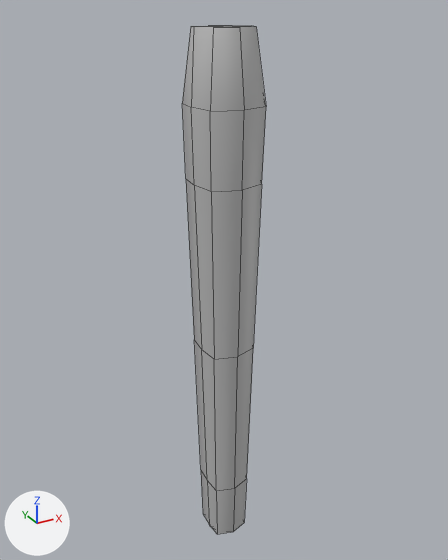
A saved change to the FBX model Assets/Models/torch.fbx.
Camera for both pictures: a 50 mm lens placed at (-0.00972, -0.01773, 0.02882), pointed at (0.00031, 0.00051, 0.0197). Every picture has the same lights, and +X, +Y and +Z are marked at lower left. Mesh edges are drawn as thin lines. Where no turn or scale is listed for an object, it has been applied to the vertices.
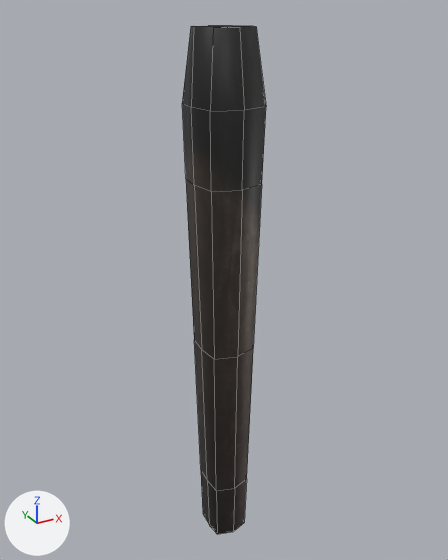
The newer file is also turned or shifted as a whole; pictures and numbers use the older file's frame.

Where the change shows, as pixel boxes (x1, y1, x2, y2) in the pictures (448 x 560 px):
'pCube1', recoloured (grey to black)
    both: (182, 26, 266, 534)

Patch to the scene script:
```diff
--- a/Assets/Models/torch.fbx.py
+++ b/Assets/Models/torch.fbx.py
@@ img_torch_texture_png @@
+img_torch_texture_png = load_image('torch_texture.png', '../Textures/torch_texture.png', 512, 512, 'sRGB')
@@ mat_torch @@
+mat_torch = principled_material('torch')
+mat_torch.texture = img_torch_texture_png  # with its transparency
@@ me_mesh @@
 me_mesh.from_pydata(...)  # 58 vertices, 56 faces; spans x -0.0011..0.0015, y -0.0013..0.0012, z -0.0089..0.0108
-me_mesh.materials.append(mat_lambert1)  # grey #bcbcbc
+me_mesh.materials.append(mat_torch)  # picture img_torch_texture_png
```
